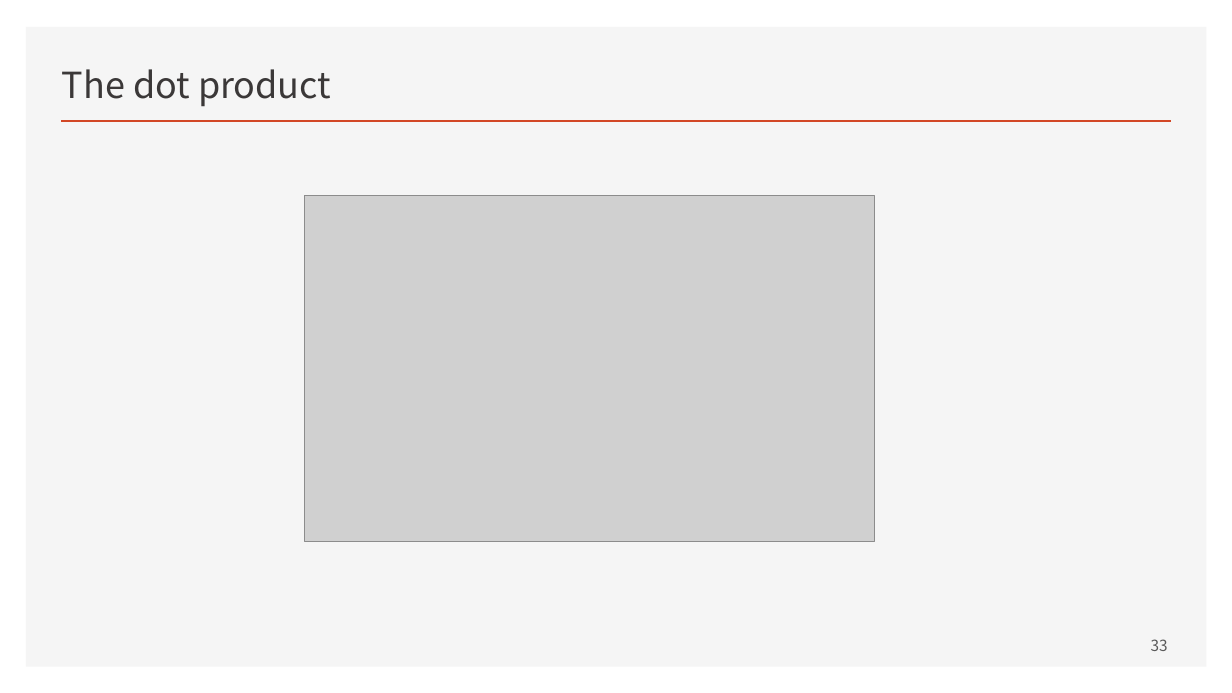
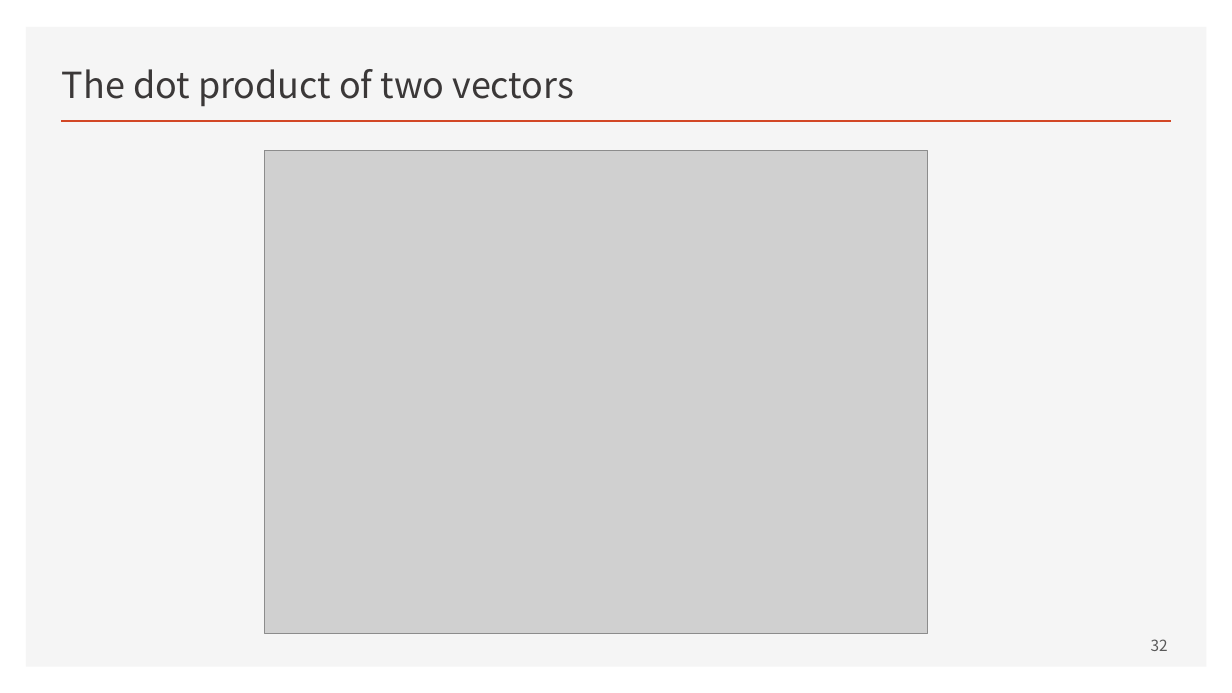
Before and after one commit to ancestor9/mathematics-for-machine-learning, a slide deck: slide 32 of w3_Vectors_and_Linear_Transformations.pptx (slide 33 before the commit). Drawn at 1232x693 pixels with LibreOffice and Linux fonts; fonts in the diff are those of the drawing; grey boxes stand for pictures. Boxes give left, top, right and bottom in pixels: in the first picture for what was removed or moved away, otherwise in the second. Text is boxed around its words. In the diff, an @@ line names an element or a change of style, - is before the commit and + after.

```diff
--- a/w3_Vectors_and_Linear_Transformations.pptx
+++ b/w3_Vectors_and_Linear_Transformations.pptx
@@ title at (x1=62, y1=69, x2=575, y2=107): text changed @@
-The dot product
+The dot product of two vectors
@@ picture resized from (x1=305, y1=196, x2=875, y2=542) to (x1=264, y1=151, x2=928, y2=634) @@
@@ page number at (x1=1151, y1=639, x2=1168, y2=651): text changed @@
-33
+32
```
Also in this commit, not shown: 4 other slides changed, 1 slide added, 3 slides removed.
